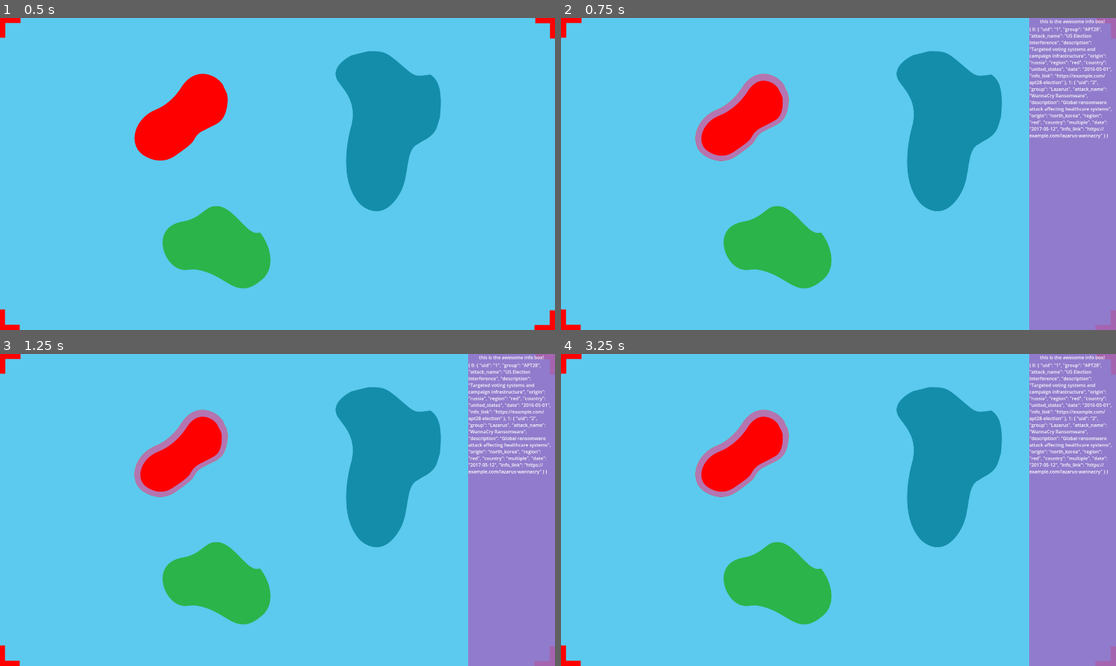
Above: before the commit, frames 1-4 (two rows, left to right).
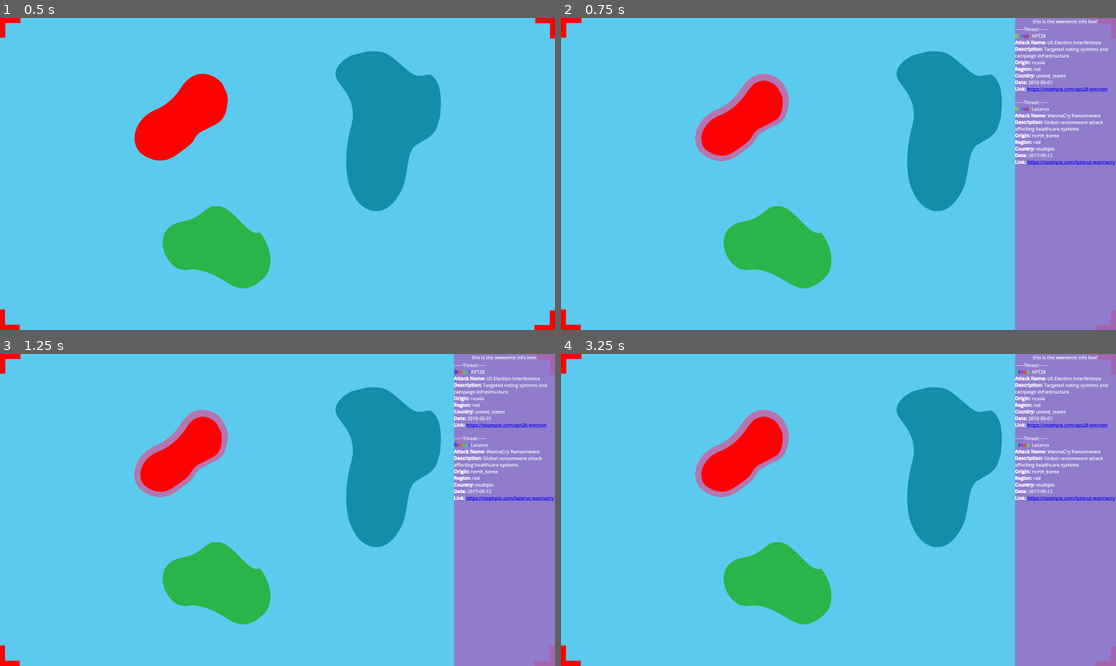
Above: after the commit, the same moments.

Repository: badmilkrobot/map_directory-system
Game: Godot game, scene res://scenes/main.tscn
Same seed, same stepped clock (60 frames per second), same inputs: the game is played once before the commit and once after it.
Inputs (mouse positions are in pixels of both pictures, inside the frame that each line leads up to):
- Up to frame 1 (0.5 s): no input
- Up to frame 2 (0.75 s): click (744, 117) at 0.5 s
- Up to frame 3 (1.25 s): no input
- Up to frame 4 (3.25 s): click (949, 466) at 1.25 s; click (777, 581) at 2 s; click (744, 453) at 2.75 s

Frame 1 is identical in both runs. In frame 2, 4.4% of the frame differs, in the area x 81-100%, y 0-100%; in frame 3, 4.4%; in frame 4, 4.4%.

Commit message:
Refactor info box functionality and update scene references. Remove old info_box.gd, add new implementation in scripts, and adjust main.gd to utilize threat data display.

Diff:
--- a/scenes/info_box.gd
+++ /dev/null
@@ -1,7 +0,0 @@
-extends Control
-
-@onready var rich_text_label: RichTextLabel = $ColorRect/VBoxContainer/RichTextLabel
-
-func print_region_info(text: String) -> void:
-	rich_text_label.clear()
-	rich_text_label.append_text(text)
--- a/scenes/info_box.tscn
+++ b/scenes/info_box.tscn
@@ -1,6 +1,6 @@
 [gd_scene load_steps=2 format=3 uid="uid://lr82etvfuhxi"]
 
-[ext_resource type="Script" uid="uid://de7a3kbqum2nb" path="res://scenes/info_box.gd" id="1_tjcum"]
+[ext_resource type="Script" uid="uid://de7a3kbqum2nb" path="res://scripts/info_box.gd" id="1_tjcum"]
 
 [node name="InfoBox" type="Control"]
 layout_mode = 3
@@ -12,7 +12,7 @@
 script = ExtResource("1_tjcum")
 
 [node name="ColorRect" type="ColorRect" parent="."]
-custom_minimum_size = Vector2(300, 0)
+custom_minimum_size = Vector2(350, 0)
 layout_mode = 1
 anchors_preset = 11
 anchor_left = 1.0
--- a/scenes/main.tscn
+++ b/scenes/main.tscn
@@ -1,7 +1,7 @@
 [gd_scene load_steps=18 format=3 uid="uid://o2f5migv4je"]
 
 [ext_resource type="Script" uid="uid://bw25gbc2pxyrr" path="res://scripts/main.gd" id="1_sugp2"]
-[ext_resource type="Script" uid="uid://bnkjxg1cwo1kg" path="res://scenes/ui_layer.gd" id="2_muem4"]
+[ext_resource type="Script" uid="uid://bnkjxg1cwo1kg" path="res://scripts/ui_layer.gd" id="2_muem4"]
 [ext_resource type="Texture2D" uid="uid://dnr7nly8hx15c" path="res://assets/map/Artboard4.png" id="3_sugp2"]
 [ext_resource type="Script" uid="uid://drsk4dafom07u" path="res://scripts/camera_controller.gd" id="3_tbgi4"]
 [ext_resource type="Texture2D" uid="uid://bkt0ol2l2dgm3" path="res://assets/map/normal1.png" id="3_tefeu"]
--- /dev/null
+++ b/scripts/info_box.gd
@@ -0,0 +1,34 @@
+extends Control
+
+@onready var rich_text_label: RichTextLabel = $ColorRect/VBoxContainer/RichTextLabel
+
+func _ready() -> void:
+	rich_text_label.connect("meta_clicked", _on_meta_clicked)
+
+
+func _on_meta_clicked(meta: String) -> void:
+	OS.shell_open(meta)
+
+
+func print_region_info(text: String) -> void:
+	rich_text_label.clear()
+	rich_text_label.append_text(text)
+
+
+func print_threat_data(data: Dictionary) -> String:
+	var threat_text: String = ""
+	if not data:
+		return "No data available"
+	else:
+		for threat in data:
+			threat_text += "------Threat------" + "\n"
+			threat_text += "[rainbow freq=1.0 sat=0.8 val=0.8 speed=1.0][b]Group: [/b][/rainbow]" + str(data[threat]["group"]) + "\n"
+			threat_text += "[b]Attack Name: [/b]" + str(data[threat]["attack_name"]) + "\n"
+			threat_text += "[b]Description: [/b]" + str(data[threat]["description"]) + "\n"
+			threat_text += "[b]Origin: [/b]" + str(data[threat]["origin"]) + "\n"
+			threat_text += "[b]Region: [/b]" + str(data[threat]["region"]) + "\n"
+			threat_text += "[b]Country: [/b]" + str(data[threat]["country"]) + "\n"
+			threat_text += "[b]Date: [/b]" + str(data[threat]["date"]) + "\n"
+			threat_text += "[b]Link: [/b]" + "[color=blue][url]" + str(data[threat]["info_link"]) + "[/url][/color]" + "\n\n"
+
+	return threat_text
--- a/scripts/main.gd
+++ b/scripts/main.gd
@@ -19,19 +19,19 @@
 ## Callback when test1 button is pressed
 func _on_test1_pressed() -> void:
 	info_box.show()
-	info_box.print_region_info(str(get_region_data("red")))
+	info_box.print_region_info(info_box.print_threat_data(get_region_data("red")))
 
 
 ## Callback when test2 button is pressed
 func _on_test2_pressed() -> void:
 	info_box.show()
-	info_box.print_region_info("[center][b]Blue Region[/b][/center]\nThis is a test of the info box system.")
+	info_box.print_region_info(info_box.print_threat_data(get_region_data("blue")))
 
 
 ## Callback when test3 button is pressed
 func _on_test3_pressed() -> void:
 	info_box.show()
-	info_box.print_region_info("[center][b]Green Region[/b][/center]\nThis is a test of the info box system.")
+	info_box.print_region_info(info_box.print_threat_data(get_region_data("green")))
 
 
 ## Loads and parses data from the data folder
@@ -52,10 +52,14 @@
 					print("Loaded data for " + data_set["attack_name"])
 			file_name = data_directory_access.get_next()
 
+		print(region_data)
+
 		data_directory_access.list_dir_end()
 	else:
 		print("Error: Could not access data directory")
 
+## Returns a dictionary of region data based on the region_id
+## region_id: The region id to search for
 func get_region_data(region_id: String) -> Dictionary:
 	var region_data_set: Dictionary = {}
 	var region_data_id: int = 0
Renamed: scenes/info_box.gd.uid -> scripts/info_box.gd.uid
Renamed: scenes/ui_layer.gd -> scripts/ui_layer.gd
Renamed: scenes/ui_layer.gd.uid -> scripts/ui_layer.gd.uid
